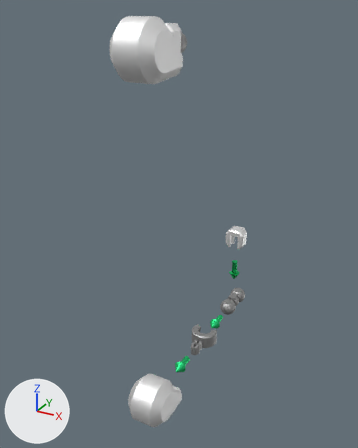
The glTF model models/head_neck.glb, before and after one commit.
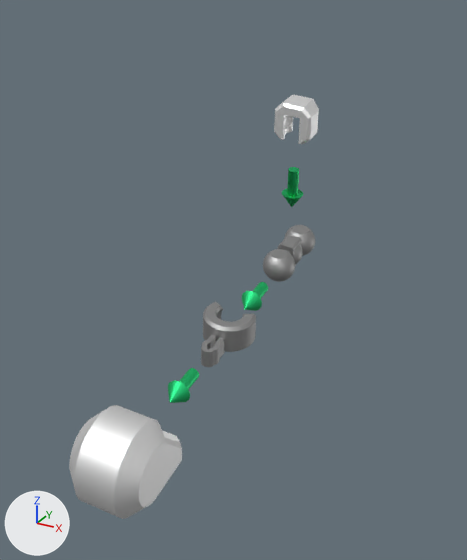
The first picture shows the older version from a 50 mm camera at (165.1, -226.6, 83.3) aimed at (96.6, -102.0, 21.0). The close-ups show both versions on the part from 27% to 89% of the width and 40% to 100% of the height of that picture; other places that the commit changed are outside them. Arrows for +X, +Y and +Z are at lower left; the lights stay in place. Where no turn or scale is listed for an object, it has been applied to the vertices. Vertices at the same position are counted once.

Objects in the first close-up: 'Arrow', 'Arrow (1)', 'Arrow (2)', 'Arrow.001', 'Body1.003', 'Body1.004', 'Body1.005', 'Body2.001'.
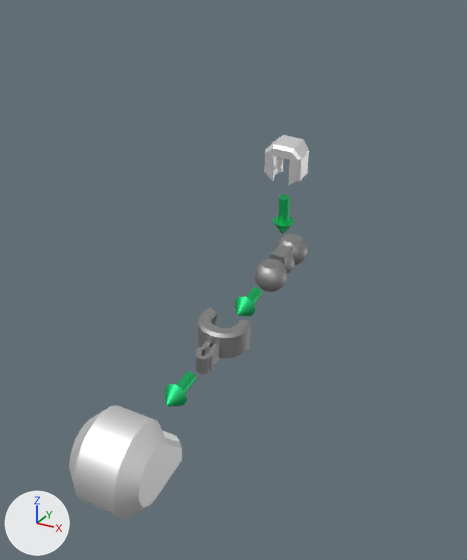
Not drawn themselves, but carrying or shaping drawn objects: ob_subassembly__head_and_neck_v3, ob_subassembly__head_and_neck_v3_1, ob_armor__neck_v3_001, ob_frame__head_v1_001, ob_frame__neck_v1_001.

Boxes [x1, y1, x2, y2] around the edits, measured in the close-ups (467 x 560 px):
'Body2.001', moved: before [274, 95, 319, 144]; after [264, 135, 309, 185]
'Body1.004', moved: before [201, 302, 256, 367]; after [195, 308, 251, 374]
'Body1.003', moved: before [263, 225, 315, 282]; after [254, 234, 308, 292]
'Arrow', moved: before [168, 368, 199, 403]; after [164, 371, 196, 406]
'Arrow (1)', moved: before [242, 282, 268, 311]; after [235, 287, 262, 316]
'Arrow (1) (1)', added (green): after [273, 194, 294, 235]
'Arrow.001', deleted: before [282, 167, 303, 207]
'Arrow (2)', deleted: before [284, 168, 302, 206]

What changed in the scene script:
```text
Change me_arrow:
    where me_arrow.from_pydata(...)  # 820 vertices, 1636 faces; spans x -2.02..1.98, y -51.94..-43.94, z -3.12..0.88
    used by ob_arrow; location = (102.0, -62.1, -24.9)
    me_arrow part 1: the whole mesh is moved by (0.0, 50.92, -99.92)
Change me_arrow__1:
    where me_arrow__1.from_pydata(...)  # 820 vertices, 1636 faces; spans x -2.02..1.98, y -24.94..-16.94, z -2.62..1.38
    used by ob_arrow__1; location = (102.0, -62.1, -24.9)
    me_arrow__1 part 2: the whole mesh is moved by (0.0, 49.12, -99.42)
Add me_arrow__1___1:
    me_arrow__1___1.from_pydata(...)  # 820 vertices, 1636 faces; spans x -2.02..1.98, y 41.18..45.18, z -94.04..-86.04
    me_arrow__1___1.materials.append(mat_l13_orange)  # green #32d481
Remove ob_arrow_001:
    ob_arrow_001 = bpy.data.objects.new('Arrow.001', me_arrow_001)
    ob_arrow_001.location = (0.0, 0.0, 0.0)
Change ob_armor__neck_v3_001:
    ob_armor__neck_v3_001.parent: ob_armor__neck_v3_3 -> ob_armor__neck_v3_5
Change ob_arrow:
    ob_arrow.location: (102.0, -62.1, -24.9) -> (102.0, -114.1, 75.1)
Change ob_arrow__1:
    ob_arrow__1.location: (102.0, -62.1, -24.9) -> (102.0, -114.1, 75.1)
Remove ob_arrow__2:
    ob_arrow__2 = bpy.data.objects.new('Arrow (2)', me_arrow__2)
    ob_arrow__2.location = (102.0, -62.1, -24.9)
Change ob_frame__head_v1_001:
    ob_frame__head_v1_001.parent: ob_frame__head_v1_3 -> ob_frame__head_v1_5
Change ob_frame__neck_v1_001:
    ob_frame__neck_v1_001.parent: ob_frame__neck_v1_3 -> ob_frame__neck_v1_5
Change ob_subassembly__head_and_neck_v3_1:
    ob_subassembly__head_and_neck_v3_1.parent: ob_mechaflex_v61 -> ob_subassembly__head_and_neck_v3
    ob_subassembly__head_and_neck_v3_1.location: (102.0, 75.12, 114.1) -> (0.0, 0.0, 0.0)
Change ob_subassembly__head_and_neck_v3:
    ob_subassembly__head_and_neck_v3.parent: ob_subassembly__head_and_neck_v3_1 -> ob_mechaflex_v61
    ob_subassembly__head_and_neck_v3.location: (0.0, 0.0, 0.0) -> (102.0, 75.12, 114.1)
Add ob_frame__neck_v1_5:
    ob_frame__neck_v1_5 = bpy.data.objects.new('frame, neck v1:5', None)
    ob_frame__neck_v1_5.parent = ob_subassembly__head_and_neck_v3_1
    ob_frame__neck_v1_5.location = (0.0, -100.0, -48.2)
    ob_frame__neck_v1_5.rotation_euler = (1.571, 0.0, 0.0)  # degrees (90, 0, 0)
Add ob_frame__head_v1_5:
    ob_frame__head_v1_5 = bpy.data.objects.new('frame, head v1:5', None)
    ob_frame__head_v1_5.parent = ob_subassembly__head_and_neck_v3_1
    ob_frame__head_v1_5.location = (0.0, -102.5, -19.0)
    ob_frame__head_v1_5.rotation_euler = (1.571, 0.0, -3.142)  # degrees (90, 0, -180)
Add ob_armor__neck_v3_5:
    ob_armor__neck_v3_5 = bpy.data.objects.new('armor, neck v3:5', None)
    ob_armor__neck_v3_5.parent = ob_subassembly__head_and_neck_v3_1
    ob_armor__neck_v3_5.location = (3.5, -78.6, -44.32)
    ob_armor__neck_v3_5.rotation_euler = (0.0, 3.142, 0.0)  # degrees (0, 180, 0)
Add ob_arrow__1___1:
    ob_arrow__1___1 = bpy.data.objects.new('Arrow (1) (1)', me_arrow__1___1)
    ob_arrow__1___1.location = (102.0, -114.1, 75.1)
```
